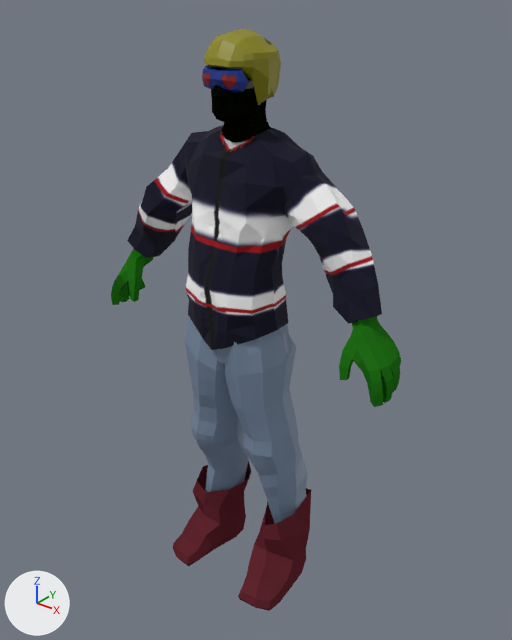
Before and after pictures for a commit that changed the Blender file 3D_models/sNOWsKI/reworkedModels/R_skierFull.blend.
Before and after are seen from a 50 mm camera at (4.23, -5.03, 3.22) aimed at (0.06, 0.18, -0.01). The lights are fixed; the arrows at lower left show +X, +Y and +Z.

The first picture shows 'Jacket'.
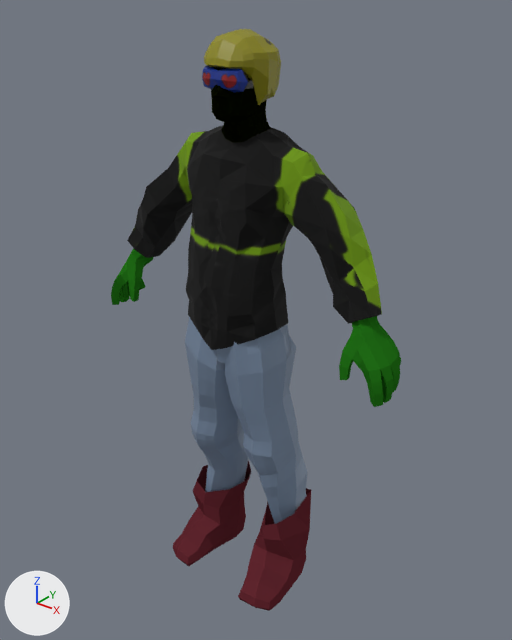
Pixel boxes (x1, y1, x2, y2) of what changed, in the pictures (512 x 640 px):
```json
{"object": "Jacket", "change": "surface changed", "before": [128, 128, 382, 340], "after": [128, 128, 382, 340]}
```

Scene script edits in JSON lines:
```json
{"op": "add", "block": "img_teovtataalb", "code": ["img_teovtataalb = load_image('TeovTataALB', '../Textures/Jacket/TeovTataEmiss.png', 512, 512, 'sRGB')"]}
{"op": "set", "path": "mat_jacket1.texture", "old": "img_jacket1", "new": "img_teovtataalb"}
```
